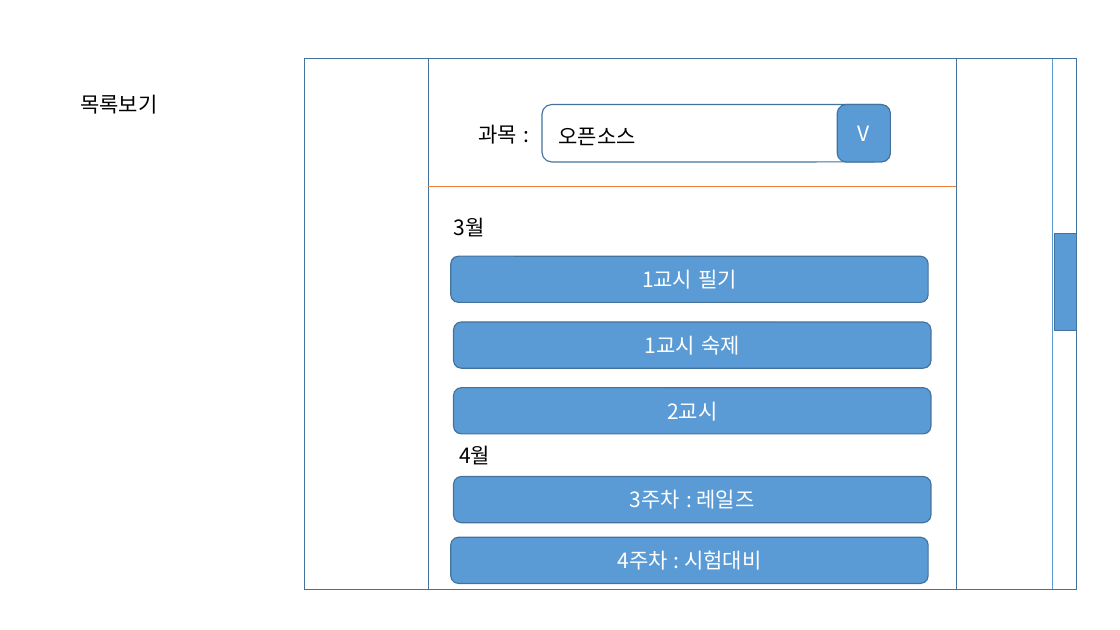
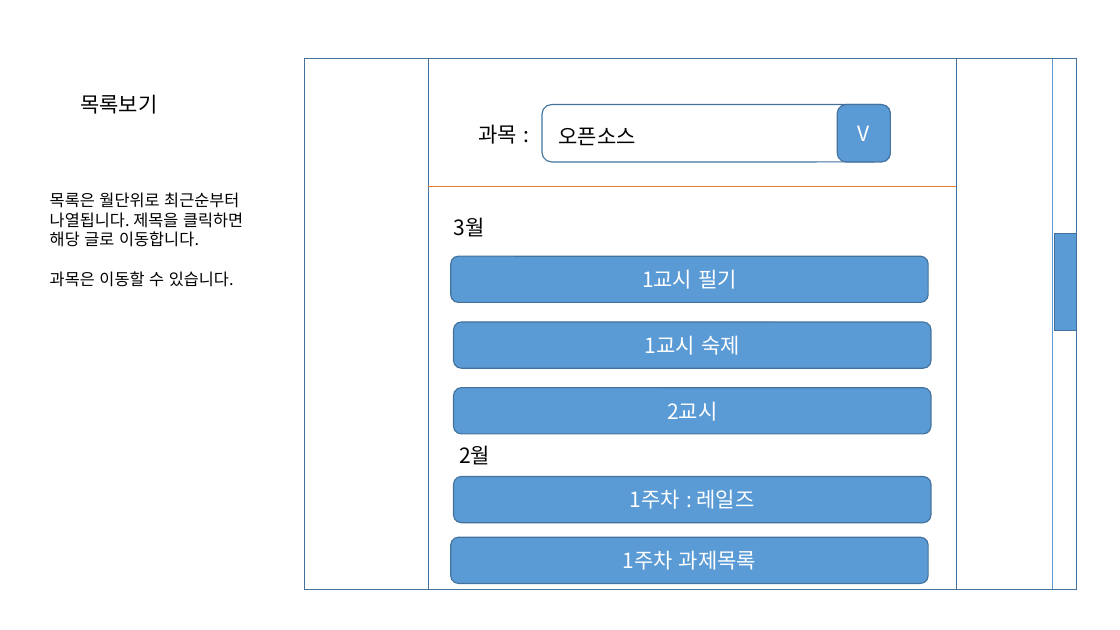
Before and after one commit to masima305/opensourceClass, a slide deck: slide 6 of project#1/메모장 기획.pptx (slide 5 before the commit). Drawn at 1120x630 pixels with LibreOffice and Linux fonts; fonts in the diff are those of the drawing. Boxes give left, top, right and bottom in pixels: in the first picture for what was removed or moved away, otherwise in the second. Text is boxed around its words. In the diff, an @@ line names an element or a change of style, - is before the commit and + after.

Commit message:
add ppt

```diff
--- a/project#1/메모장 기획.pptx
+++ b/project#1/메모장 기획.pptx
@@ text added at (50,192,243,287), 14 pt, text #000000 @@
+목록은 월단위로 최근순부터
+나열됩니다. 제목을 클릭하면
+해당 글로 이동합니다.
+과목은 이동할 수 있습니다.
@@ text at (459,445,490,465): text changed @@
-4월
+2월
@@ text in rounded rectangle at (630,489,755,509): text changed @@
-3주차 : 레일즈
+1주차 : 레일즈
@@ text in rounded rectangle at (623,550,756,570): text changed @@
-4주차 : 시험대비
+1주차 과제목록
```
Also in this commit, not shown: 4 other slides changed, 3 slides added.
